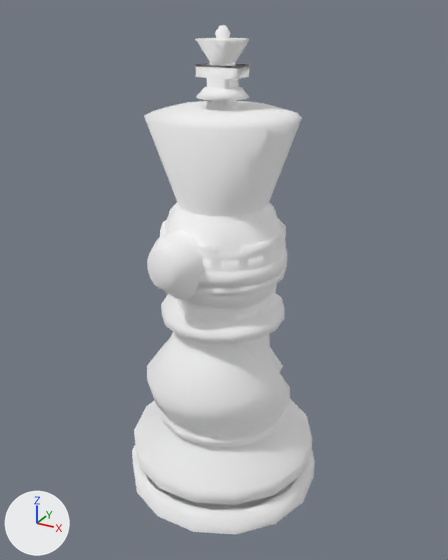
A saved change to the glTF model public/ChessAssets/Bishop.glb.
Camera for both pictures: a camera (50 mm lens) standing at (2.24, -4.06, 3.93) and looking at (0.01, 0.01, 1.9). Lighting does not change. The marker at lower left points along +X, +Y and +Z. The first picture is the older version.

Script lines for the objects in view, before the commit:
```python
ob_bishop = bpy.data.objects.new('Bishop', me_circle_014)
ob_bishop.location = (0.0, 0.0, 0.0)
ob_king = bpy.data.objects.new('King', me_circle_011)
ob_king.location = (0.0, 0.0, 0.0)
ob_knight = bpy.data.objects.new('Knight', me_circle_008)
ob_knight.location = (0.0, 0.0, 0.0)
ob_pawn = bpy.data.objects.new('Pawn', me_circle_021)
ob_pawn.location = (0.0, 0.0, 0.0)
ob_queen = bpy.data.objects.new('Queen', me_circle_010)
ob_queen.location = (0.0, 0.0, 0.0)
ob_rook = bpy.data.objects.new('Rook', me_circle_012)
ob_rook.location = (0.0, 0.0, 0.0)
```
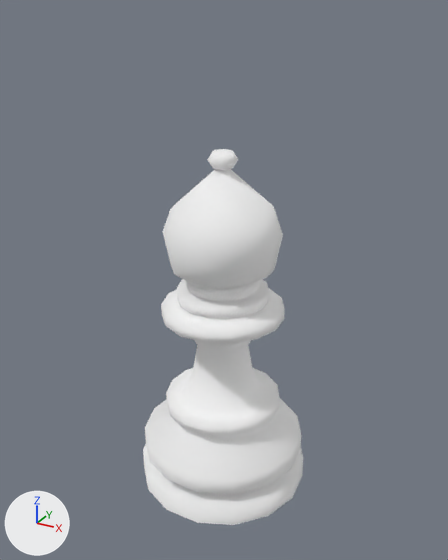
Location of each change, (x1, y1, x2, y2) in pixels of the pictures (448 x 560 px):
```json
{"object": "King", "change": "deleted", "before": [132, 25, 315, 535]}
{"object": "Knight", "change": "deleted", "before": [144, 230, 306, 510]}
{"object": "Queen", "change": "deleted", "before": [133, 106, 313, 516]}
{"object": "Rook", "change": "deleted", "before": [146, 218, 304, 510], "on screen": "mostly hidden"}
{"object": "Pawn", "change": "deleted", "before": [177, 299, 269, 359], "on screen": "mostly hidden"}
{"object": "Bishop", "change": "unchanged, uncovered by the edit", "before": [161, 203, 285, 506], "after": [143, 149, 303, 525]}
```

The change, as JSON lines over the scene's bpy script:
```json
{"op": "remove", "block": "ob_pawn", "code": ["ob_pawn = bpy.data.objects.new('Pawn', me_circle_021)", "ob_pawn.location = (0.0, 0.0, 0.0)"]}
{"op": "remove", "block": "ob_rook", "code": ["ob_rook = bpy.data.objects.new('Rook', me_circle_012)", "ob_rook.location = (0.0, 0.0, 0.0)"]}
{"op": "remove", "block": "ob_king", "code": ["ob_king = bpy.data.objects.new('King', me_circle_011)", "ob_king.location = (0.0, 0.0, 0.0)"]}
{"op": "remove", "block": "ob_queen", "code": ["ob_queen = bpy.data.objects.new('Queen', me_circle_010)", "ob_queen.location = (0.0, 0.0, 0.0)"]}
{"op": "remove", "block": "ob_knight", "code": ["ob_knight = bpy.data.objects.new('Knight', me_circle_008)", "ob_knight.location = (0.0, 0.0, 0.0)"]}
```
